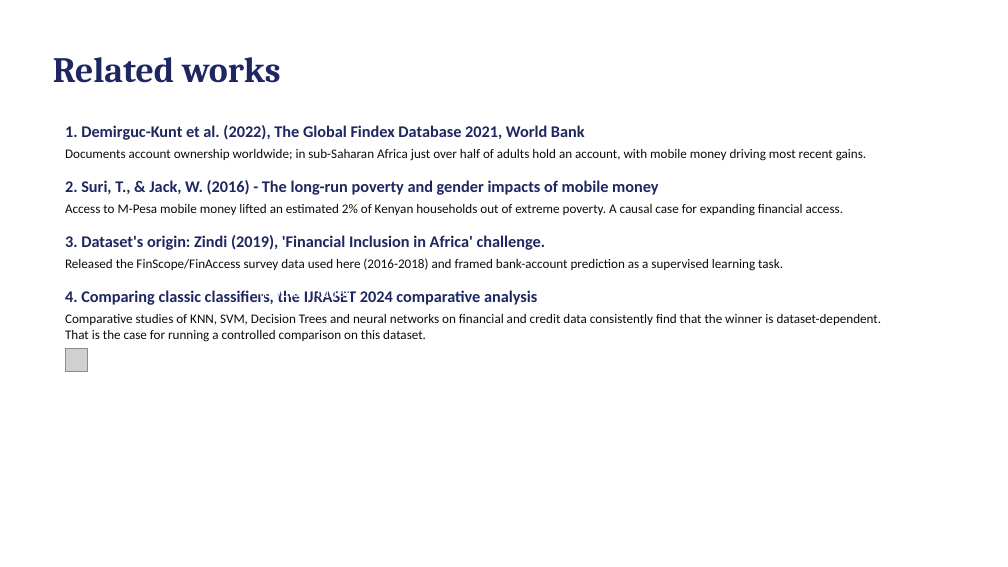
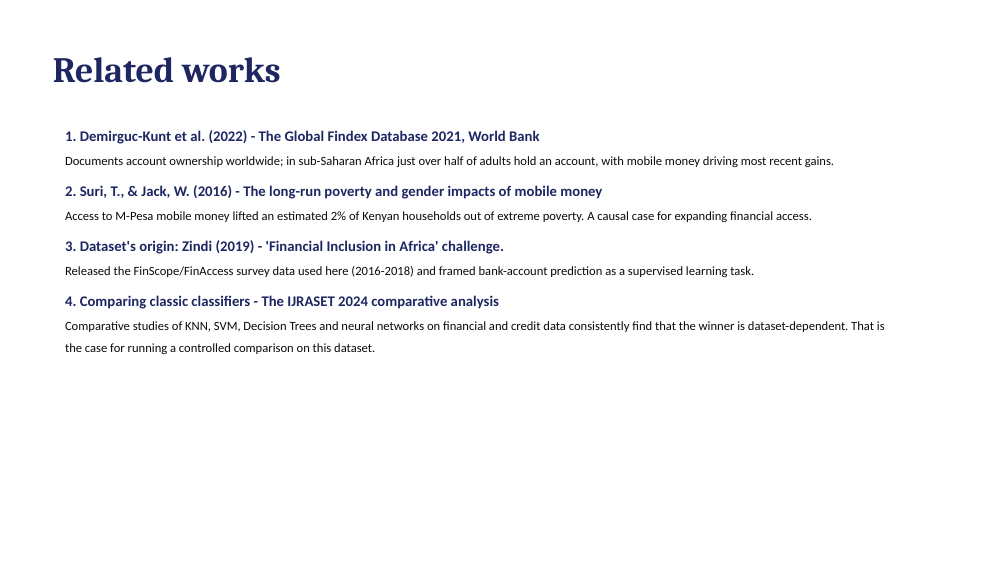
Before and after one commit to davidgathage/ML-application-KNN-SVM-Decision-Trees, a slide deck: slide 3 of Report/Mini project report.pptx. Drawn at 1008x567 pixels with LibreOffice and Linux fonts; fonts in the diff are those of the drawing; grey boxes stand for pictures. Boxes give left, top, right and bottom in pixels: in the first picture for what was removed or moved away, otherwise in the second. Text is boxed around its words. In the diff, an @@ line names an element or a change of style, - is before the commit and + after.

```diff
--- a/Report/Mini project report.pptx
+++ b/Report/Mini project report.pptx
@@ text at (65, 130, 539, 144): text changed; size 15.5 to 14 pt @@
-1. Demirguc-Kunt et al. (2022), The Global Findex Database 2021, World Bank
+1. Demirguc-Kunt et al. (2022) - The Global Findex Database 2021, World Bank
@@ text "2. Suri, T., & Jack, ..." at (65, 185, 602, 199): size 15.5 to 14 pt; line spacing 1 to 1.5 @@
@@ text at (65, 240, 504, 254): text changed; size 15.5 to 14 pt @@
-3. Dataset's origin: Zindi (2019), 'Financial Inclusion in Africa' challenge.
+3. Dataset's origin: Zindi (2019) - 'Financial Inclusion in Africa' challenge.
@@ text removed at (259, 266, 715, 302) @@
-Suri, T., & Jack, W. (2016). The long-run poverty and gender impacts of mobile money
@@ text at (65, 295, 499, 309): text changed; size 15.5 to 14 pt @@
-4. Comparing classic classifiers, the IJRASET 2024 comparative analysis
+4. Comparing classic classifiers - The IJRASET 2024 comparative analysis
@@ size 12.5 to 12 pt; line spacing 1 to 1.5 in 4 elements at (65, 156, 834, 167), (65, 211, 812, 222), (65, 266, 754, 277), (65, 321, 885, 354) @@
@@ picture removed at (65, 349, 88, 371) @@
```
Also in this commit, not shown: 2 other slides changed.
